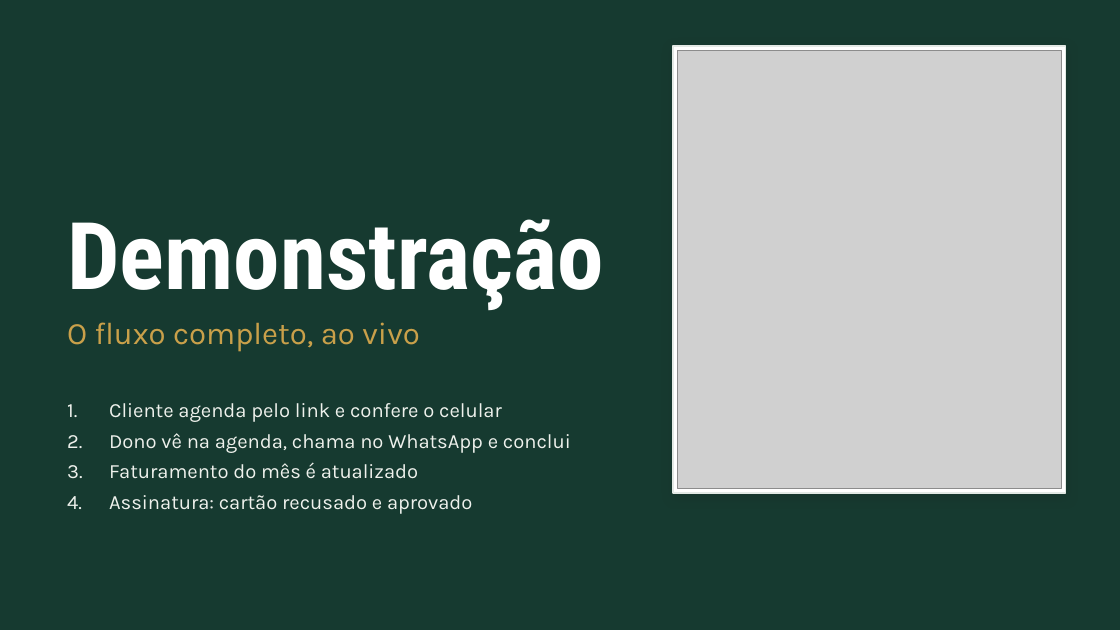
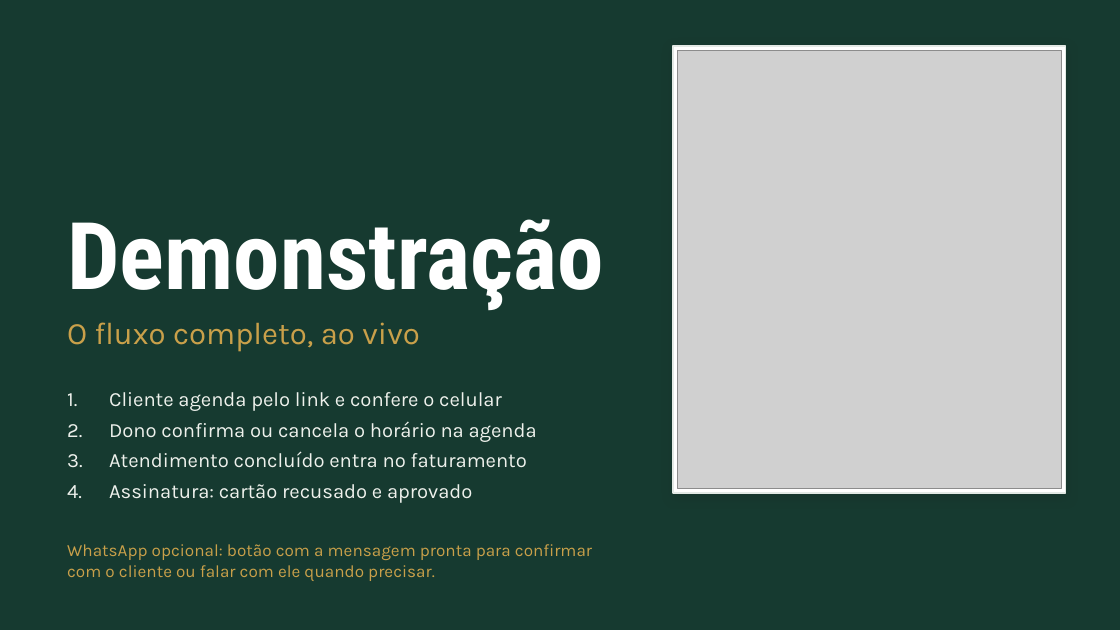
Before and after one commit to joao-hideki/barberhub, a slide deck: slide 4 of docs/BarberHub-Apresentacao.pptx. Drawn at 1120x630 pixels with LibreOffice and Linux fonts; fonts in the diff are those of the drawing; grey boxes stand for pictures. Boxes give left, top, right and bottom in pixels: in the first picture for what was removed or moved away, otherwise in the second. Text is boxed around its words. In the diff, an @@ line names an element or a change of style, - is before the commit and + after.

```diff
--- a/docs/BarberHub-Apresentacao.pptx
+++ b/docs/BarberHub-Apresentacao.pptx
@@ text "Cliente agenda pelo link e ...": place and size @@
-text "Cliente agenda pelo link e ..." at (109,403,571,514)
+text "Cliente agenda pelo link e ..." at (109,392,537,503)
@@ text at (109,421,537,467): text changed @@
-2. Dono vê na agenda, chama no WhatsApp e conclui
-3. Faturamento do mês é atualizado
+2. Dono confirma ou cancela o horário na agenda
+3. Atendimento concluído entra no faturamento
@@ text added at (67,544,592,581), 11 pt, text #C9A04A @@
+WhatsApp opcional: botão com a mensagem pronta para confirmar com o cliente ou falar com ele quando precisar.
```
Also in this commit, not shown: 4 other slides changed, 1 other file.
